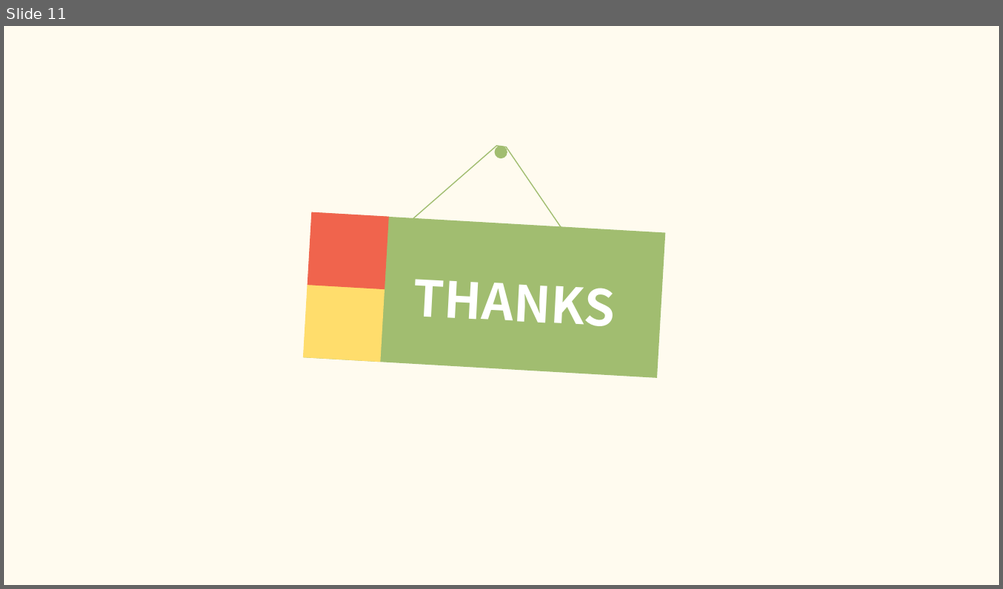
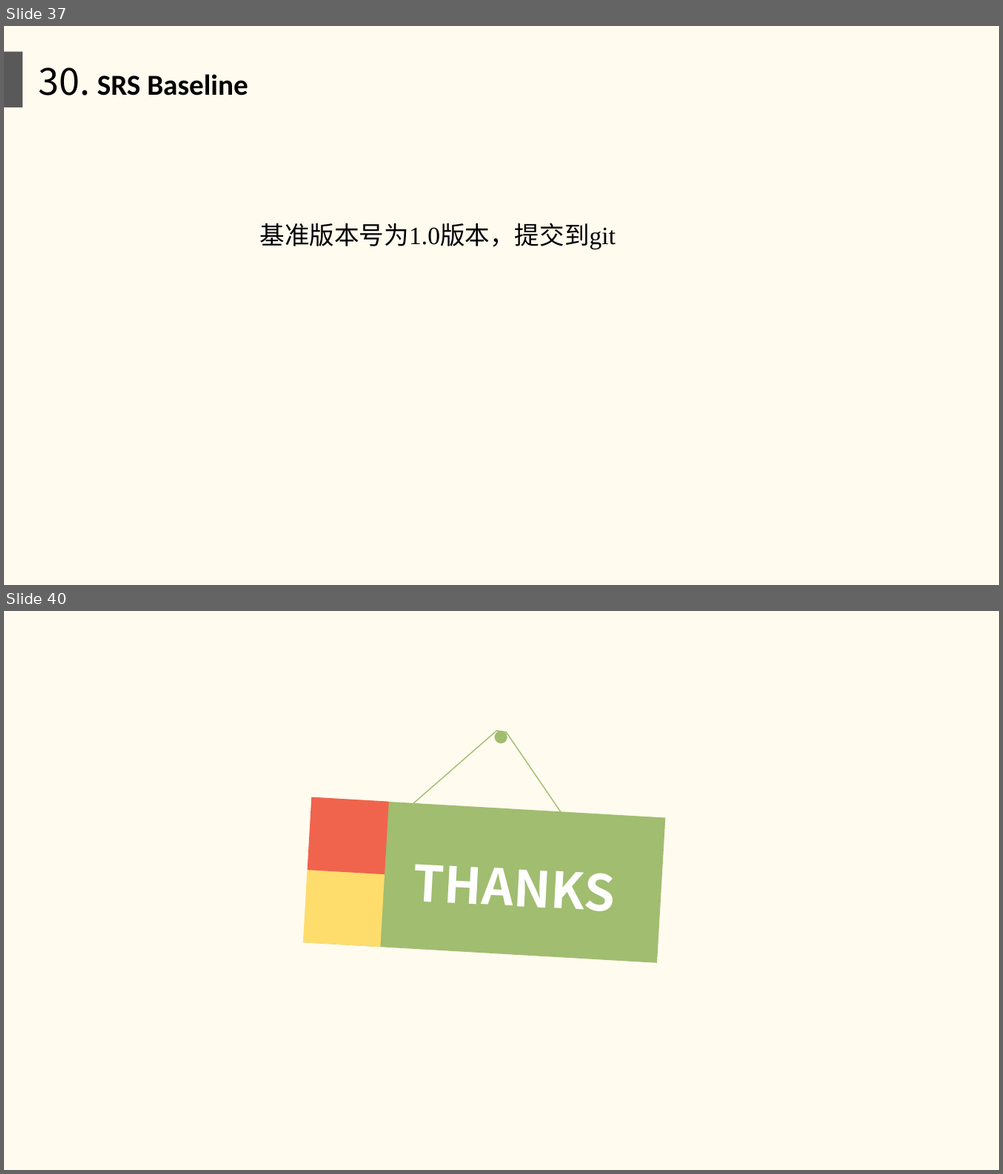
Before and after one commit to twn422/PRD2017, a slide deck: PRD-2017-G24/STW/受控文件/分析设计/软件需求规格说明书/软件需求规格说明书.ppt. Shown one above the other, each under a label of ours: slide 11 before the commit, slides 37 and 40 after it; the slides between them are not shown. The pictures are 1003x589 and 1003x1174 pixels, drawn with LibreOffice and Linux fonts; fonts in the diff are those of the drawing. Boxes give left, top, right and bottom in pixels: in the first picture for what was removed or moved away, otherwise in the second. Text is boxed around its words. In the diff, an @@ line names an element or a change of style, - is before the commit and + after.

```diff
--- a/PRD-2017-G24/STW/受控文件/分析设计/软件需求规格说明书/软件需求规格说明书.ppt
+++ b/PRD-2017-G24/STW/受控文件/分析设计/软件需求规格说明书/软件需求规格说明书.ppt
@@ slide 37 added at <box>4,26,999,585</box>, background #FFFBEF @@
@@ rectangle added at <box>4,51,22,107</box>, fill #595959 @@
@@ text added at <box>39,67,247,96</box>, 28 pt, text #000000, bold @@
+30. SRS Baseline
@@ text added at <box>260,223,616,250</box>, 24 pt, text #000000 @@
+基准版本号为1.0版本，提交到git
@@ what was slide 11 is now slide 40 @@
```
Also in this commit, not shown: 1 slide changed, 31 other slides added, 3 slides removed, 24 other files.
